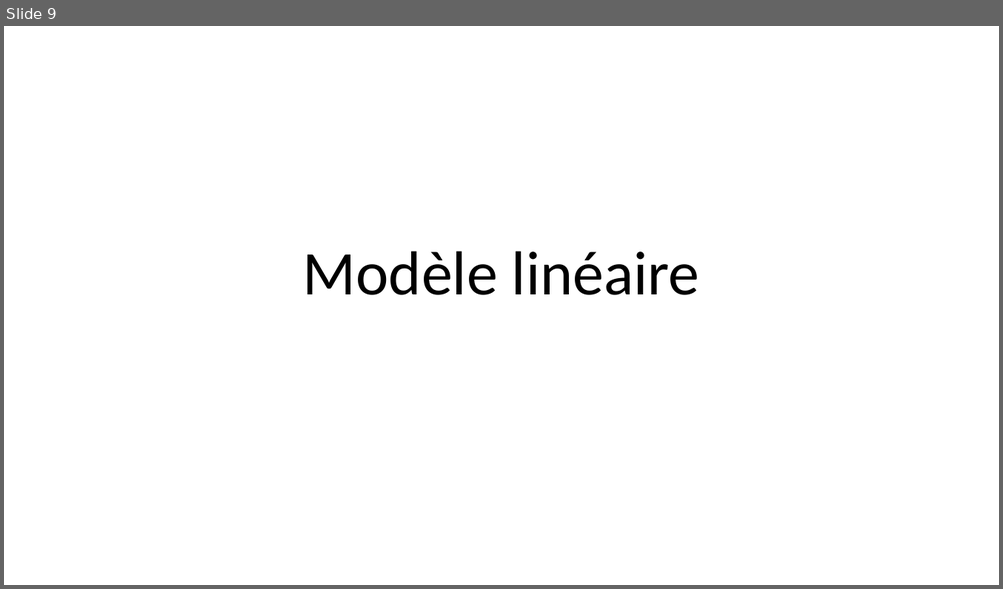
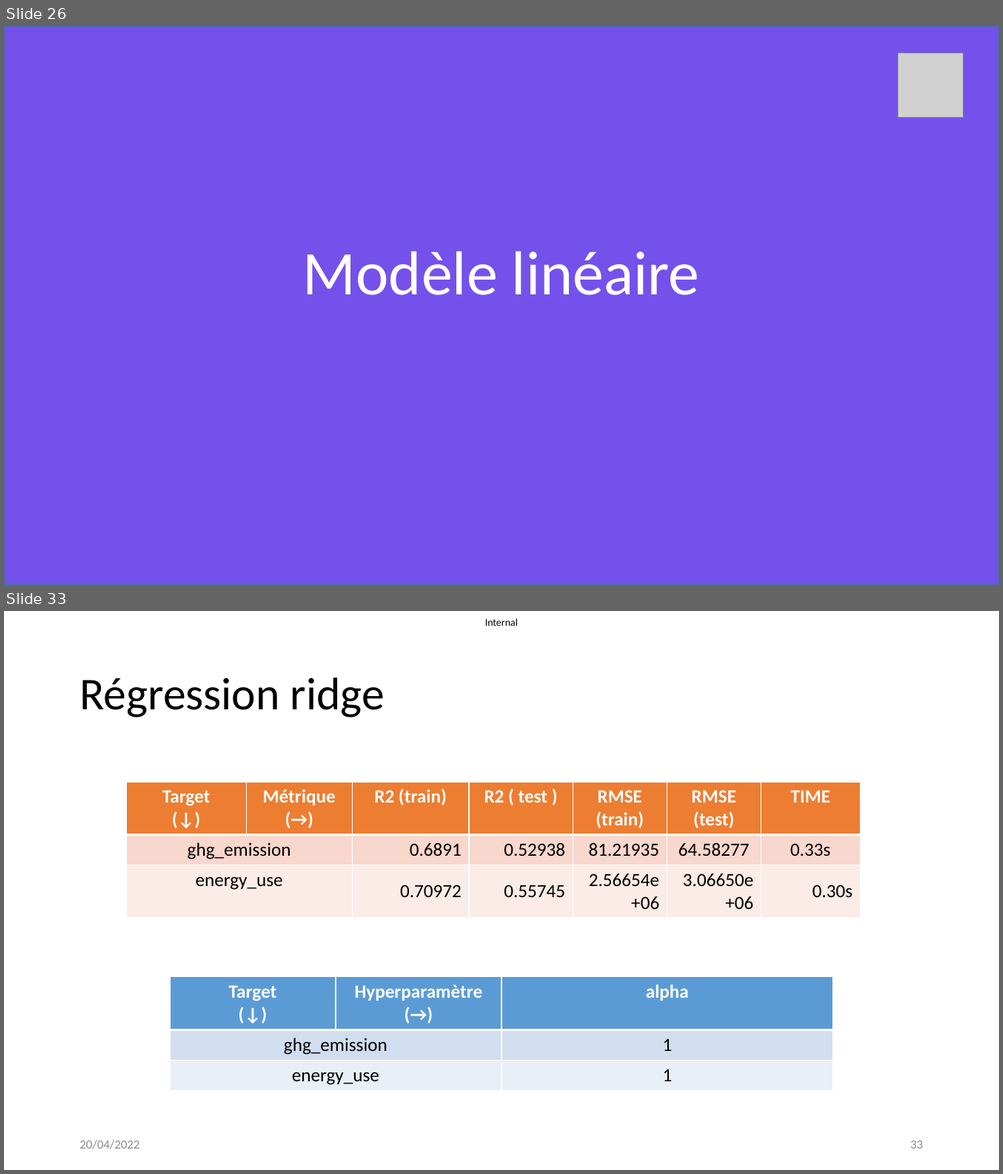
Before and after one commit to datanab/energy-consumption-prediction, a slide deck: Pélec_03_Presentation.pptx. Shown one above the other, each under a label of ours: slide 9 before the commit, slides 26 and 33 after it; the slides between them are not shown. The pictures are 1003x589 and 1003x1174 pixels, drawn with LibreOffice and Linux fonts; fonts in the diff are those of the drawing; grey boxes stand for pictures. Boxes give left, top, right and bottom in pixels: in the first picture for what was removed or moved away, otherwise in the second. Text is boxed around its words. In the diff, an @@ line names an element or a change of style, - is before the commit and + after.

```diff
--- a/Pélec_03_Presentation.pptx
+++ b/Pélec_03_Presentation.pptx
@@ slide 33 added at (4, 611, 999, 1170), background #FFFFFF @@
@@ text added at (485, 618, 518, 626), 10 pt, text #000000 @@
+Internal
@@ title added at (79, 678, 384, 718), 44 pt, text #000000 @@
+Régression ridge
@@ table added at (126, 782, 860, 917), 3 rows, 7 columns @@
+Target / (↓) | Métrique / (→) | R2 (train) | R2 ( test ) | RMSE (train) | RMSE (test) | TIME
+ghg_emission |  | 0.6891 | 0.52938 | 81.21935 | 64.58277 | 0.33s
+energy_use |  | 0.70972 | 0.55745 | 2.56654e+06 | 3.06650e+06 | 0.30s
@@ table added at (170, 977, 832, 1090), 3 rows, 3 columns @@
+Target / (↓) | Hyperparamètre / (→) | alpha
+ghg_emission |  | 1
+energy_use |  | 1
@@ text added at (79, 1140, 139, 1150), 12 pt, text #8C8C8C @@
+20/04/2022
@@ page number added at (910, 1141, 922, 1149), 12 pt, text #8C8C8C @@
+33
@@ what was slide 9 is now slide 26 @@
@@ slide 26 changed as well @@
@@ rectangle added at (4, 26, 999, 585), fill #7451EB, outline #43739E 1 pt @@
@@ picture added at (898, 53, 963, 118) @@
@@ title "Modèle linéaire" at (303, 251, 700, 295): text colour #000000 to #FFFFFF @@
```
Also in this commit, not shown: 12 other slides changed, 47 other slides added, 13 slides removed, 2 other files.
